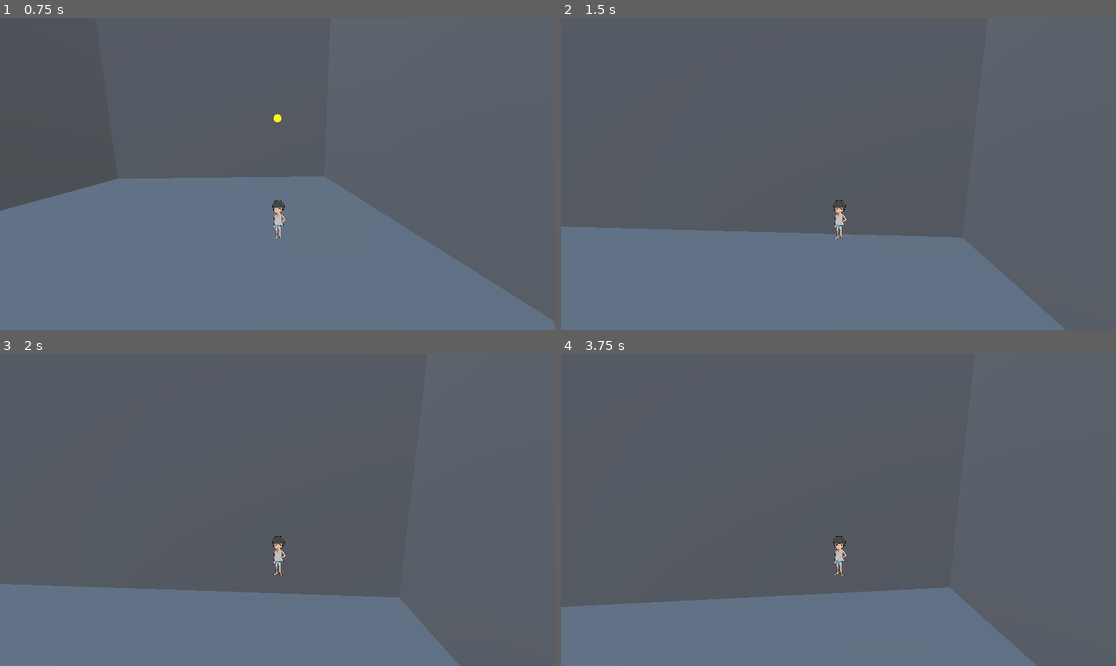
Above: before the commit, frames 1-4 (two rows, left to right).
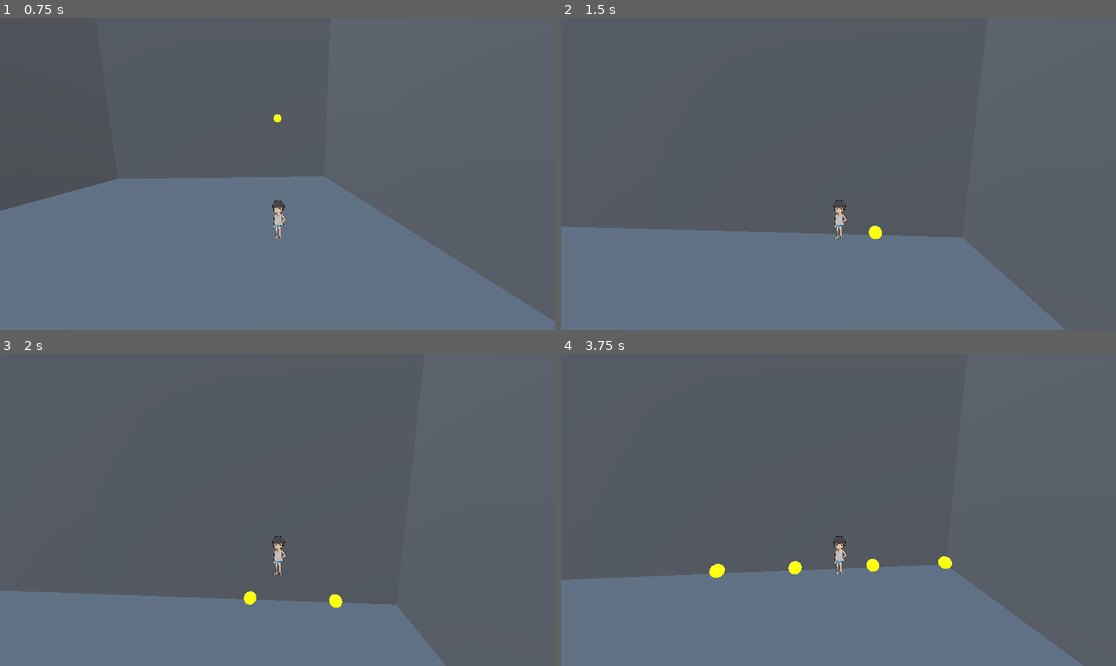
Above: after the commit, the same moments.

Repository: BetterBlood/Smoker_Guy
Game: Godot game, scene res://scenes/Tests/world_prototype.tscn
The game is run twice, just before and just after one commit, with the same random seed, the same clock (stepped at 60 frames per second) and the same inputs. This scene is started directly instead of the project's main scene.
Inputs (mouse positions are in pixels of both pictures, inside the frame that each line leads up to):
- Up to frame 1 (0.75 s): tap Enter (ui_accept) at 0.5 s; move the mouse to (305, 174) at 0.52 s; hold W (move_forward) from 0.53 s (still down); click (305, 174) at 0.6 s
- Up to frame 2 (1.5 s): keep holding W (move_forward); tap Space (jump) at 0.77 s; move the mouse to (810, 174) at 1.27 s; tap F (Interact) at 1.35 s
- Up to frame 3 (2 s): keep holding W (move_forward); tap Space (jump) at 1.52 s; click (249, 510) at 1.55 s
- Up to frame 4 (3.75 s): keep holding W (move_forward); move the mouse to (849, 503) at 2.02 s; click (849, 503) at 2.1 s; move the mouse to (832, 516) at 2.77 s; click (832, 516) at 2.85 s; tap Space (jump) at 3.02 s; move the mouse to (877, 513) at 3.52 s; hold F (Interact) from 3.53 s (still down)

Frame 1 is identical in both runs. In frame 2, less than 0.1% of the frame differs, in the area x 55-58%, y 66-71%; in frame 3, 2.1%; in frame 4, 7.7%, in the area x 0-95%, y 64-100%.

Commit message:
Small fixes

Diff:
--- a/scenes/Tests/world_prototype.tscn
+++ b/scenes/Tests/world_prototype.tscn
@@ -40,7 +40,7 @@
 transform = Transform3D(1, 0, 0, 0, 1, 0, 0, 0, 1, 0, 0.1226, 0)
 
 [node name="Enemy" parent="." node_paths=PackedStringArray("player") instance=ExtResource("2_u42wd")]
-transform = Transform3D(0.703438, 0, 0, 0, 0.660562, 0, 0, 0, 0.742559, -0.245153, 0, 0)
+transform = Transform3D(0.703438, 0, 0, 0, 0.660562, 0, 0, 0, 0.742559, -0.245153, 0.839365, 0)
 player = NodePath("../Player")
 
 [node name="PatrolPoints" type="Node" parent="Enemy"]
@@ -58,7 +58,7 @@
 transform = Transform3D(0.703438, 0, 0, 0, 0.660562, 0, 0, 0, 0.742559, 1.56131, 2.00257, -12.3561)
 
 [node name="Enemy2" parent="." node_paths=PackedStringArray("player") instance=ExtResource("2_u42wd")]
-transform = Transform3D(0.703438, 0, 0, 0, 0.660562, 0, 0, 0, 0.742559, 31.2326, 0, -4.15805)
+transform = Transform3D(0.703438, 0, 0, 0, 0.660562, 0, 0, 0, 0.742559, 31.2326, 0.599473, -4.15805)
 player = NodePath("../Player")
 
 [node name="PatrolPoints" type="Node" parent="Enemy2"]
@@ -76,7 +76,7 @@
 transform = Transform3D(0.703438, 0, 0, 0, 0.660562, 0, 0, 0, 0.742559, 28.9248, 2.79802, 10.2418)
 
 [node name="Enemy3" parent="." node_paths=PackedStringArray("player") instance=ExtResource("2_u42wd")]
-transform = Transform3D(0.703438, 0, 0, 0, 0.660562, 0, 0, 0, 0.742559, -6.14283, 0, 6.9088)
+transform = Transform3D(0.703438, 0, 0, 0, 0.660562, 0, 0, 0, 0.742559, -6.14283, 0.823302, 6.9088)
 player = NodePath("../Player")
 
 [node name="PatrolPoints" type="Node" parent="Enemy3"]
--- a/scenes/main.tscn
+++ b/scenes/main.tscn
@@ -36,7 +36,8 @@
 shadow_opacity = 0.61
 directional_shadow_mode = 0
 
-[node name="GrayBox" type="Node" parent="."]
+[node name="GrayBox" type="CSGCombiner3D" parent="."]
+use_collision = true
 
 [node name="CSGBox3D" type="CSGBox3D" parent="GrayBox"]
 transform = Transform3D(1, 0, 0, 0, 1, 0, 0, 0, 1, -10.6, 8.5, -14.7)
@@ -78,7 +79,7 @@
 transform = Transform3D(1, 0, 0, 0, 1, 0, 0, 0, 1, 0.200001, 2.08, 0)
 
 [node name="Enemy" parent="." node_paths=PackedStringArray("player") instance=ExtResource("2_jc17c")]
-transform = Transform3D(0.703438, 0, 0, 0, 0.660562, 0, 0, 0, 0.742559, -10.622, 0, 0)
+transform = Transform3D(0.703438, 0, 0, 0, 0.660562, 0, 0, 0, 0.742559, -10.622, 1.16254, 0)
 player = NodePath("../Player")
 
 [node name="PatrolPoints" type="Node" parent="Enemy"]
@@ -90,7 +91,7 @@
 transform = Transform3D(0.703438, 0, 0, 0, 0.660562, 0, 0, 0, 0.742559, -11.3253, 1.18901, -11.1384)
 
 [node name="Enemy2" parent="." node_paths=PackedStringArray("player") instance=ExtResource("2_jc17c")]
-transform = Transform3D(0.703438, 0, 0, 0, 0.660562, 0, 0, 0, 0.742559, -22.158, 0, 14.331)
+transform = Transform3D(0.703438, 0, 0, 0, 0.660562, 0, 0, 0, 0.742559, -22.158, 2.71566, 14.331)
 player = NodePath("../Player")
 
 [node name="PatrolPoints" type="Node" parent="Enemy2"]
--- a/scripts/Enemy.gd
+++ b/scripts/Enemy.gd
@@ -4,7 +4,6 @@
 @export var normal_speed := 2.0
 @export var chase_speed := 4
 var speed := normal_speed
-var wait_to_move:= false
 @export var player: RigidBody3D
 var player_id: int
 var chase_player:= false
@@ -41,13 +40,11 @@
 
 func _physics_process(delta):
 	# Calculate the direction vector from the enemy to the target
-	var direction = (target - position).normalized()
+	var direction_3d = target - position
+	var direction = Vector3(direction_3d.x, 0, direction_3d.z).normalized()
 	#$Body.look_at(player.global_transform.origin, Vector3.UP)
 	if not is_grounded():
 		direction += get_gravity()
-
-	if wait_to_move:
-		return
 
 	position += direction * speed * delta
 	if (!alerted):
@@ -97,7 +94,7 @@
 	var result = space_state.intersect_ray(query)
 	#print(result)
 	#print("sound detected at: ", ear.global_position, ", from: ", other_position)
-	if not result.is_empty() and result["collider"] is StaticBody3D:
+	if not result.is_empty() and result["collider"] in [StaticBody3D, CSGBox3D]:
 		#print(result)
 		print("obstructed -> ignored") # TODO: verify all obstruction mat are working
 	else:
--- a/scripts/throwable_sound_maker.gd
+++ b/scripts/throwable_sound_maker.gd
@@ -14,7 +14,7 @@
 			push_error( "No world found in ThrowableSoundMaker: ", get_rid(), \
 						", Please set one using set_world(world_given:Node3D)")
 
-	if body is StaticBody3D or body is CSGBox3D:
+	if body in [StaticBody3D, CSGBox3D] or body.is_in_group("Floor"):
 		var sound_prop = sound_emitter.instantiate()
 		sound_prop.setStrengh(strength)
 		sound_prop.position = position
